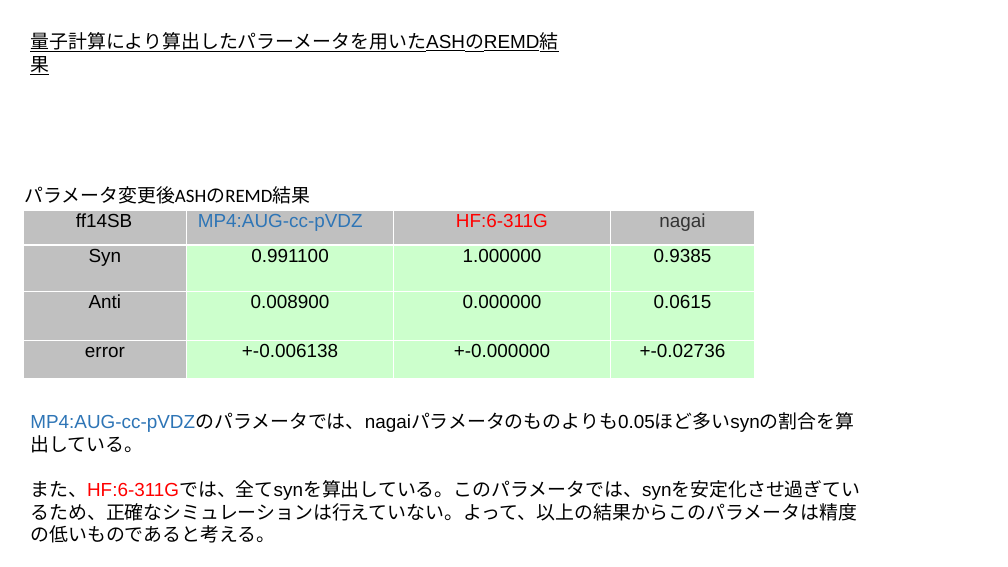
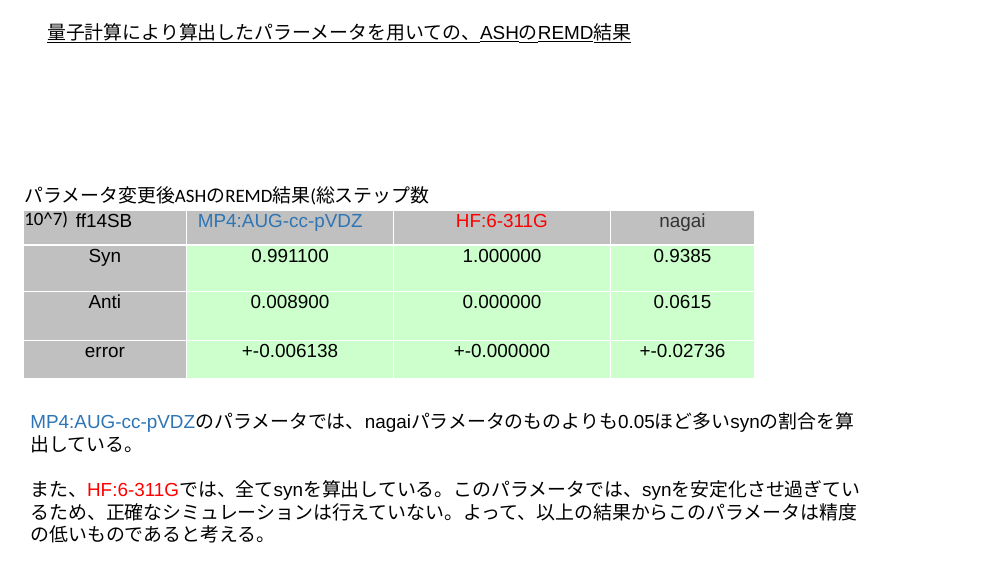
Before and after one commit to Onadius/Python_Labo, a slide deck: slide 9 of lab/SOTSURON/all_data/miyawaki_shintyoku_final_lab.pptx (slide 6 before the commit). Drawn at 1008x567 pixels with LibreOffice and Linux fonts; fonts in the diff are those of the drawing. Boxes give left, top, right and bottom in pixels: in the first picture for what was removed or moved away, otherwise in the second. Text is boxed around its words. In the diff, an @@ line names an element or a change of style, - is before the commit and + after.

Commit message:
ff99SBにてシミュレーション及びデータの収集

```diff
--- a/lab/SOTSURON/all_data/miyawaki_shintyoku_final_lab.pptx
+++ b/lab/SOTSURON/all_data/miyawaki_shintyoku_final_lab.pptx
@@ text at [47, 23, 631, 43]: text changed @@
-量子計算により算出したパラーメータを用いたASHのREMD結果
+量子計算により算出したパラーメータを用いての、ASHのREMD結果
@@ text at [24, 186, 429, 228]: text changed @@
-パラメータ変更後ASHのREMD結果
+パラメータ変更後ASHのREMD結果(総ステップ数10^7)
```
Also in this commit, not shown: 9 other slides changed, 14 slides added, 1 slide removed, 13 other files.
